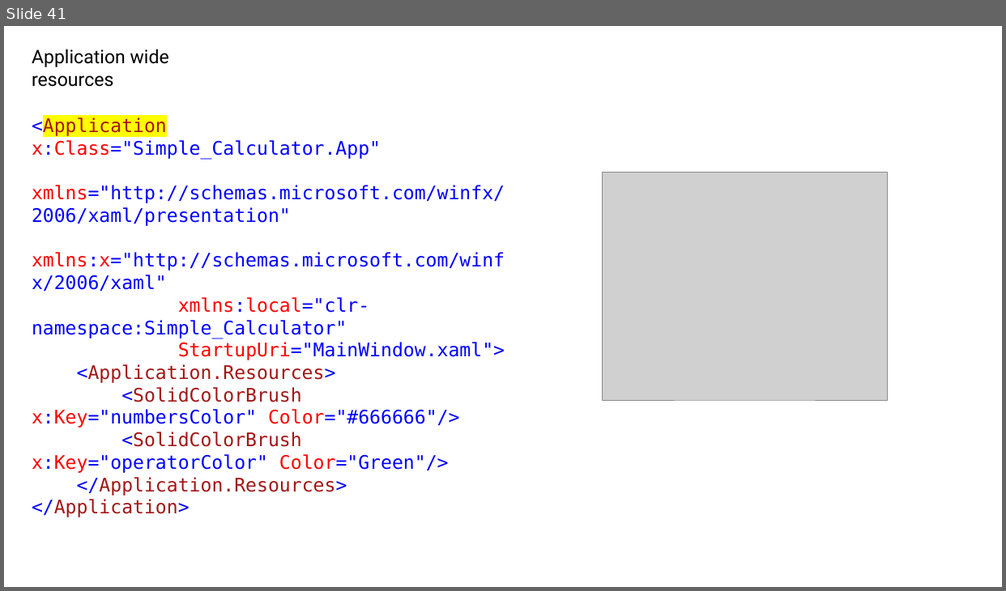
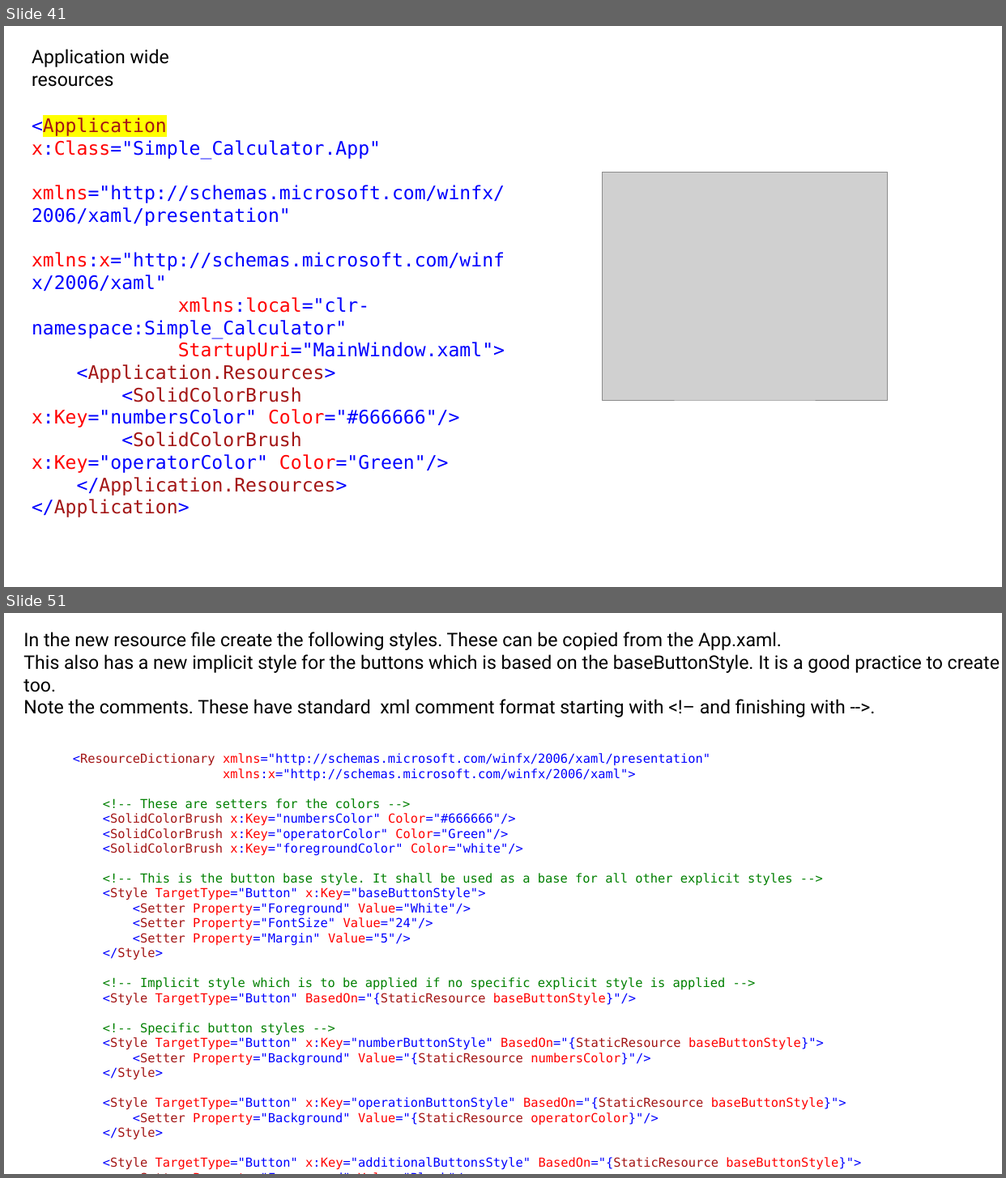
Before and after one commit to DanielZdebski/Simple-Calculator, a slide deck: Simple Calculator/presentation/My WPF notes.pptx. Shown one above the other, each under a label of ours: slide 41 before the commit, slides 41 and 51 after it; the slides between them are not shown. The pictures are 1006x591 and 1006x1178 pixels, drawn with LibreOffice and Linux fonts; fonts in the diff are those of the drawing; grey boxes stand for pictures. Boxes give left, top, right and bottom in pixels: in the first picture for what was removed or moved away, otherwise in the second. Text is boxed around its words. In the diff, an @@ line names an element or a change of style, - is before the commit and + after.

```diff
--- a/Simple Calculator/presentation/My WPF notes.pptx
+++ b/Simple Calculator/presentation/My WPF notes.pptx
@@ slide 51 added at [4, 613, 1002, 1174], background #FFFFFF @@
@@ text added at [23, 632, 999, 717], 18 pt, text #000000 @@
+In the new resource file create the following styles. These can be copied from the App.xaml.
+This also has a new implicit style for the buttons which is based on the baseButtonStyle. It is a good practice to create an implicit style too.
+Note the comments. These have standard xml comment format starting with <!– and finishing with -->.
@@ text added at [73, 753, 861, 1170], 12 pt, text #0000FF @@
+<ResourceDictionary xmlns="http://schemas.microsoft.com/winfx/2006/xaml/presentation"
+xmlns:x="http://schemas.microsoft.com/winfx/2006/xaml">
+<!-- These are setters for the colors -->
+<SolidColorBrush x:Key="numbersColor" Color="#666666"/>
+<SolidColorBrush x:Key="operatorColor" Color="Green"/>
+<SolidColorBrush x:Key="foregroundColor" Color="white"/>
+<!-- This is the button base style. It shall be used as a base for all other explicit styles -->
+<Style TargetType="Button" x:Key="baseButtonStyle">
+<Setter Property="Foreground" Value="White"/>
+<Setter Property="FontSize" Value="24"/>
+<Setter Property="Margin" Value="5"/>
+</Style>
+<!-- Implicit style which is to be applied if no specific explicit style is applied -->
+<Style TargetType="Button" BasedOn="{StaticResource baseButtonStyle}"/>
+<!-- Specific button styles -->
+<Style TargetType="Button" x:Key="numberButtonStyle" BasedOn="{StaticResource baseButtonStyle}">
+<Setter Property="Background" Value="{StaticResource numbersColor}"/>
+</Style>
+<Style TargetType="Button" x:Key="operationButtonStyle" BasedOn="{StaticResource baseButtonStyle}">
+<Setter Property="Background" Value="{StaticResource operatorColor}"/>
+</Style>
+<Style TargetType="Button" x:Key="additionalButtonsStyle" BasedOn="{StaticResource baseButtonStyle}">
+<Setter Property="Foreground" Value="Black"/>
+</Style>
+</ResourceDictionary>
```
Also in this commit, not shown: 13 other slides added, 14 slides removed, 14 other files.
